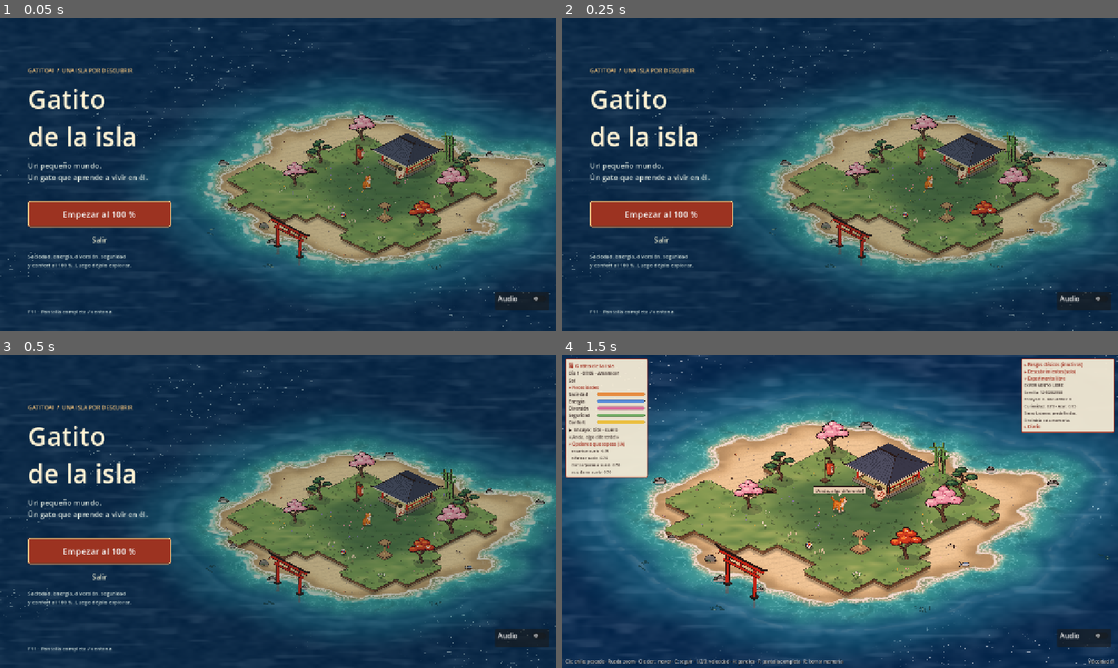
Above: before the commit, frames 1-4 (two rows, left to right).
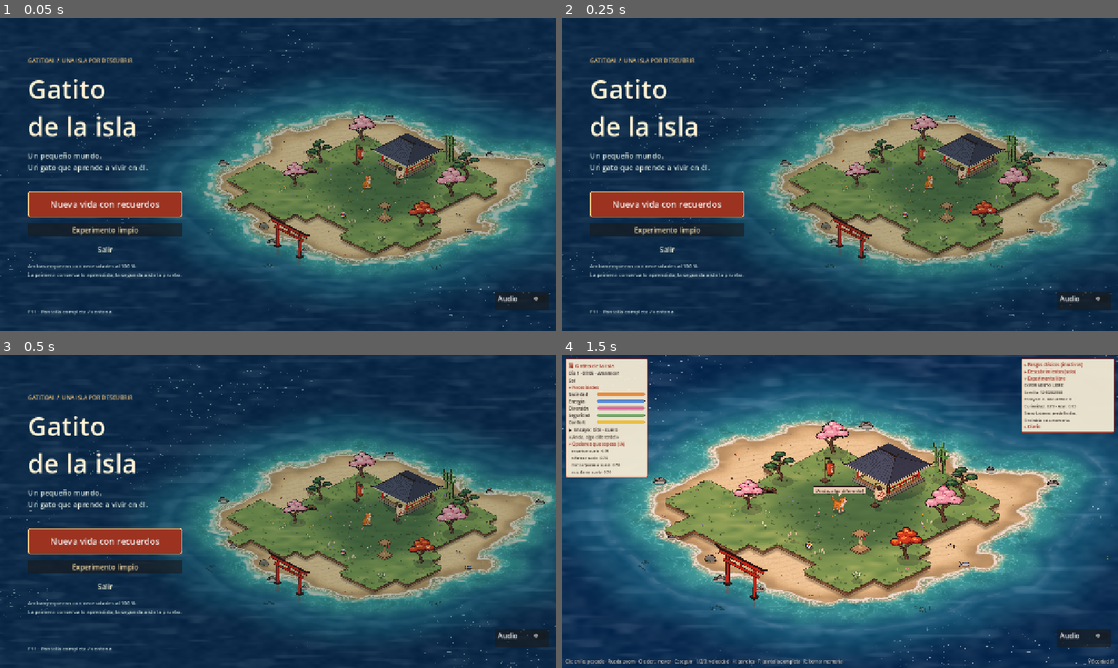
Above: after the commit, the same moments.

Repository: Nachowaca/AICatIsland
Game: Godot game, scene res://scenes/start_menu.tscn
The game is run twice, just before and just after one commit, with the same random seed, the same clock (stepped at 60 frames per second) and the same inputs. Sound files missing from this copy of the repository are replaced by a short silence.
Inputs:
- Up to frame 1 (0.05 s): no input
- Up to frame 2 (0.25 s): no input
- Up to frame 3 (0.5 s): no input
- Up to frame 4 (1.5 s): click "Empezar al 100 %" (after the commit: "Nueva vida con recuerdos") at 0.5 s; click "▾ Descubrimientos (solo)" at 1.25 s

The runs differ from the first frame. In frame 1, 6.2% of the frame differs, in the area x 5-33%, y 12-83%; in frame 2, 6.2%; in frame 3, 6.2%; in frame 4, nothing differs.

Commit message:
Añade modo de experimento limpio aislado del cerebro persistente

Diff:
--- a/scenes/start_menu.tscn
+++ b/scenes/start_menu.tscn
@@ -119,7 +119,13 @@
 theme_override_styles/hover = SubResource("ButtonHover")
 theme_override_styles/pressed = SubResource("ButtonNormal")
 theme_override_styles/focus = SubResource("ButtonFocus")
-text = "Empezar al 100 %"
+text = "Nueva vida con recuerdos"
+
+[node name="CleanExperiment" type="Button" parent="Interface/Screen/Margins/Columns/Menu"]
+layout_mode = 2
+theme_override_colors/font_color = Color(0.95, 0.84, 0.64, 1)
+theme_override_font_sizes/font_size = 16
+text = "Experimento limpio"
 
 [node name="Quit" type="Button" parent="Interface/Screen/Margins/Columns/Menu"]
 layout_mode = 2
@@ -132,7 +138,7 @@
 layout_mode = 2
 theme_override_colors/font_color = Color(0.79, 0.85, 0.83, 1)
 theme_override_font_sizes/font_size = 12
-text = "Saciedad, energía, diversión, seguridad\ny confort al 100 %. Luego déjalo explorar."
+text = "Ambas empiezan con necesidades al 100 %.\nLa primera conserva lo aprendido; la segunda aísla la prueba."
 
 [node name="BottomSpace" type="Control" parent="Interface/Screen/Margins/Columns/Menu"]
 layout_mode = 2
--- a/scripts/cat/cat.gd
+++ b/scripts/cat/cat.gd
@@ -43,6 +43,7 @@
 
 enum Phase { MOVING, DOING }
 const START_FULL_NEEDS_META: StringName = &"gatito_start_full_needs"
+const CLEAN_EXPERIMENT_META: StringName = &"gatito_clean_experiment"
 
 
 @export var walk_speed: float = 1.4
@@ -103,9 +104,13 @@
 		return
 	_rng.randomize()
 	var root: Window = get_tree().root
-	var full_needs_start: bool = root.has_meta(START_FULL_NEEDS_META)
-	if full_needs_start:
+	var clean_experiment: bool = root.has_meta(CLEAN_EXPERIMENT_META)
+	var full_needs_start: bool = clean_experiment or root.has_meta(START_FULL_NEEDS_META)
+	if root.has_meta(START_FULL_NEEDS_META):
 		root.remove_meta(START_FULL_NEEDS_META)
+	if clean_experiment:
+		root.remove_meta(CLEAN_EXPERIMENT_META)
+		persist_brain = false # Nunca leer ni escribir la memoria real del jugador.
 	_island = get_tree().get_first_node_in_group("island") as Island
 	_day_night = get_tree().get_first_node_in_group("day_night") as DayNight
 	_reset_learned()
@@ -119,7 +124,9 @@
 			set_needs_full()
 		free_brain.start_needs_full = full_needs_start
 		free_brain.setup(self)
-		if full_needs_start:
+		if clean_experiment:
+			_log("Experimento limpio: cerebro nuevo, sin cargar ni guardar recuerdos.")
+		elif full_needs_start:
 			_log("Nueva partida: todas las necesidades empiezan al 100 %.")
 		return
 	if persist_brain:
--- a/scripts/ui/start_menu.gd
+++ b/scripts/ui/start_menu.gd
@@ -6,6 +6,7 @@
 var _entering: bool = false
 
 @onready var start_button: Button = $Interface/Screen/Margins/Columns/Menu/Start
+@onready var clean_button: Button = $Interface/Screen/Margins/Columns/Menu/CleanExperiment
 @onready var quit_button: Button = $Interface/Screen/Margins/Columns/Menu/Quit
 @onready var status: Label = $Interface/Screen/Margins/Columns/Menu/Status
 
@@ -28,6 +29,7 @@
 	_fit_background()
 	get_viewport().size_changed.connect(_fit_background)
 	start_button.pressed.connect(_enter_island)
+	clean_button.pressed.connect(_enter_clean_experiment)
 	quit_button.pressed.connect(func() -> void: get_tree().quit())
 	start_button.grab_focus()
 
@@ -52,18 +54,29 @@
 	camera.position = (low + high) * 0.5 - Vector2(menu_width * 0.5 / zoom_factor, 0)
 
 func _enter_island() -> void:
+	_launch_game(false)
+
+func _enter_clean_experiment() -> void:
+	_launch_game(true)
+
+func _launch_game(clean: bool) -> void:
 	if _entering:
 		return
 	_entering = true
 	start_button.disabled = true
-	status.text = "La isla te espera… Necesidades iniciales al 100 %."
+	clean_button.disabled = true
+	status.text = "Experimento aislado…" if clean else "La isla te espera… Necesidades al 100 %."
 	get_tree().root.set_meta(Cat.START_FULL_NEEDS_META, true)
+	if clean:
+		get_tree().root.set_meta(Cat.CLEAN_EXPERIMENT_META, true)
 	var error: Error = get_tree().change_scene_to_file("res://scenes/main.tscn")
 	if error != OK:
-		if get_tree().root.has_meta(Cat.START_FULL_NEEDS_META):
-			get_tree().root.remove_meta(Cat.START_FULL_NEEDS_META)
+		for meta_name: StringName in [Cat.START_FULL_NEEDS_META, Cat.CLEAN_EXPERIMENT_META]:
+			if get_tree().root.has_meta(meta_name):
+				get_tree().root.remove_meta(meta_name)
 		_entering = false
 		start_button.disabled = false
+		clean_button.disabled = false
 		status.text = "No se pudo abrir la isla. Intenta otra vez."
 		push_error("Error al iniciar la isla: %s" % error_string(error))
 
--- a/tests/test_new_game_start.gd
+++ b/tests/test_new_game_start.gd
@@ -15,6 +15,27 @@
 	for need: String in cat.needs:
 		assert(is_equal_approx(float(cat.needs[need]), 100.0), "%s debería empezar al 100" % need)
 	assert(not cat.free_brain.sleeping)
+	main.free()
+
+func test_experimento_limpio_no_carga_ni_guarda_el_cerebro_real() -> void:
+	var tree: SceneTree = Engine.get_main_loop() as SceneTree
+	var main: Node2D = (load("res://scenes/main.tscn") as PackedScene).instantiate() as Node2D
+	var cat: Cat = main.get_node("Entities/Cat") as Cat
+	main.process_mode = Node.PROCESS_MODE_DISABLED
+	main.get_node("HUD").free()
+	main.get_node("IslandAmbience").free()
+	tree.root.set_meta(Cat.START_FULL_NEEDS_META, true)
+	tree.root.set_meta(Cat.CLEAN_EXPERIMENT_META, true)
+	tree.root.add_child(main)
+	assert(not tree.root.has_meta(Cat.START_FULL_NEEDS_META))
+	assert(not tree.root.has_meta(Cat.CLEAN_EXPERIMENT_META))
+	assert(not cat.persist_brain, "La prueba limpia debe desactivar persistencia antes de setup")
+	assert(cat.free_brain.memory.is_empty())
+	assert(cat.free_brain.models.is_empty())
+	assert(cat.free_brain.history.is_empty())
+	# Se permite observación sensorial nueva del mundo; no se cargan recuerdos previos.
+	for need: String in cat.needs:
+		assert(is_equal_approx(float(cat.needs[need]), 100.0))
 	main.free()
 
 func test_necesidades_nuevas_activas_al_cien() -> void:
Not shown, changed: Pendientes.md
